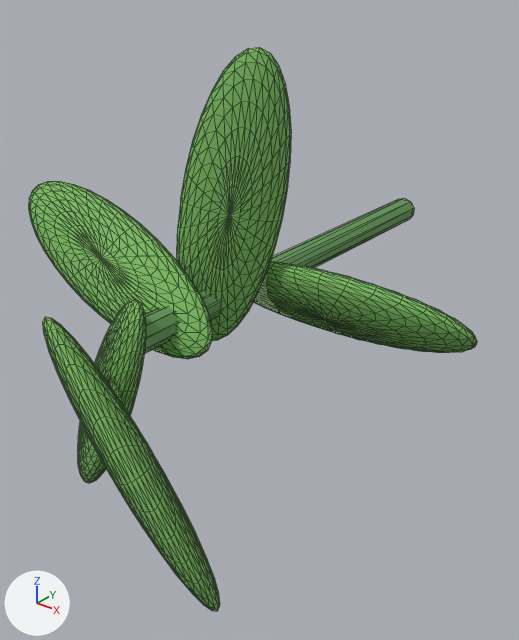
Two versions of the glTF model assets/visual/weed_broadleaf.glb, one commit apart.
Both versions are drawn from a 50 mm lens placed at (0.138, -0.271, 0.092), pointed at (0.003, -0.102, -0.013). Lighting does not change. The marker at lower left points along +X, +Y and +Z. The older version comes first. Mesh edges are drawn as thin lines. Vertices at exactly the same position are counted once.

Before the edit, the objects in view are built like this:
```python
ob_weed_leaf_0 = bpy.data.objects.new('weed_leaf_0', me_sphere_009)
ob_weed_leaf_0.location = (0.03, -0.1, 0.0)
ob_weed_leaf_0.rotation_euler = (0.6, 0.0, 0.08)  # degrees (34, 0, 4.6)
ob_weed_leaf_0.scale = (0.045, 0.006, 0.015)
ob_weed_leaf_1 = bpy.data.objects.new('weed_leaf_1', me_sphere_010)
ob_weed_leaf_1.location = (0.0051, -0.118, 0.0296)
ob_weed_leaf_1.rotation_euler = (0.166, -1.382, 0.441)  # degrees (9.5, -79, 25)
ob_weed_leaf_1.scale = (0.045, 0.006, 0.015)
ob_weed_leaf_2 = bpy.data.objects.new('weed_leaf_2', me_sphere_011)
ob_weed_leaf_2.location = (-0.0283, -0.136, 0.01)
ob_weed_leaf_2.rotation_euler = (0.628, -2.801, -0.0849)  # degrees (36, -160, -4.9)
ob_weed_leaf_2.scale = (0.045, 0.006, 0.015)
ob_weed_leaf_3 = bpy.data.objects.new('weed_leaf_3', me_sphere_012)
ob_weed_leaf_3.location = (-0.0147, -0.154, -0.0261)
ob_weed_leaf_3.rotation_euler = (0.459, 2.089, -0.162)  # degrees (26, 120, -9.3)
ob_weed_leaf_3.scale = (0.045, 0.006, 0.015)
ob_weed_leaf_4 = bpy.data.objects.new('weed_leaf_4', me_sphere_013)
ob_weed_leaf_4.location = (0.0166, -0.172, -0.025)
ob_weed_leaf_4.rotation_euler = (0.719, 0.978, 0.144)  # degrees (41, 56, 8.3)
ob_weed_leaf_4.scale = (0.045, 0.006, 0.015)
ob_weed_stem = bpy.data.objects.new('weed_stem', me_cylinder_006)
ob_weed_stem.location = (0.0, -0.08, 0.0)
```
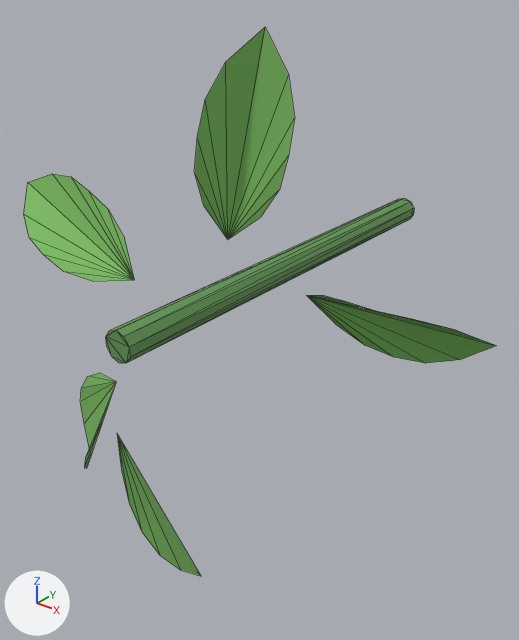
The change, as a list of edits to the scene's bpy script:
```text
Change me_sphere_009:
    used by ob_weed_leaf_0; location = (0.03, -0.1, 0.0); rotation_euler = (0.6, 0.0, 0.08), in degrees (34, 0, 4.6); scale = (0.045, 0.006, 0.015)
    remove me_sphere_009.from_pydata(...)  # 482 vertices, 960 faces; spans x -1.0..1.0, y -1.0..1.0, z -1.0..1.0
    add me_sphere_009.from_pydata(...)  # 12 vertices, 10 faces; spans x 0.0..0.06, y -0.01..0.0, z -0.01..0.01
    me_sphere_009 part 1: 482 vertices removed from x -1.0..1.0, y -1.0..1.0, z -1.0..1.0
    me_sphere_009 part 2: 12 vertices added at x 0.0..0.06, y -0.01..0.0, z -0.01..0.01
Change me_sphere_010:
    used by ob_weed_leaf_1; location = (0.0051, -0.118, 0.0296); rotation_euler = (0.166, -1.382, 0.441), in degrees (9.5, -79, 25); scale = (0.045, 0.006, 0.015)
    remove me_sphere_010.from_pydata(...)  # 482 vertices, 960 faces; spans x -1.0..1.0, y -1.0..1.0, z -1.0..1.0
    add me_sphere_010.from_pydata(...)  # 12 vertices, 10 faces; spans x 0.0..0.06, y -0.01..0.0, z -0.01..0.01
    me_sphere_010 part 3: 482 vertices removed from x -1.0..1.0, y -1.0..1.0, z -1.0..1.0
    me_sphere_010 part 4: 12 vertices added at x 0.0..0.06, y -0.01..0.0, z -0.01..0.01
Change me_sphere_011:
    used by ob_weed_leaf_2; location = (-0.0283, -0.136, 0.01); rotation_euler = (0.628, -2.801, -0.0849), in degrees (36, -160, -4.9); scale = (0.045, 0.006, 0.015)
    remove me_sphere_011.from_pydata(...)  # 482 vertices, 960 faces; spans x -1.0..1.0, y -1.0..1.0, z -1.0..1.0
    add me_sphere_011.from_pydata(...)  # 12 vertices, 10 faces; spans x 0.0..0.06, y -0.01..0.0, z -0.01..0.01
    me_sphere_011 part 5: 482 vertices removed from x -1.0..1.0, y -1.0..1.0, z -1.0..1.0
    me_sphere_011 part 6: 12 vertices added at x 0.0..0.06, y -0.01..0.0, z -0.01..0.01
Change me_sphere_012:
    used by ob_weed_leaf_3; location = (-0.0147, -0.154, -0.0261); rotation_euler = (0.459, 2.089, -0.162), in degrees (26, 120, -9.3); scale = (0.045, 0.006, 0.015)
    remove me_sphere_012.from_pydata(...)  # 482 vertices, 960 faces; spans x -1.0..1.0, y -1.0..1.0, z -1.0..1.0
    add me_sphere_012.from_pydata(...)  # 12 vertices, 10 faces; spans x 0.0..0.05, y -0.01..0.0, z -0.01..0.01
    me_sphere_012 part 7: 482 vertices removed from x -1.0..1.0, y -1.0..1.0, z -1.0..1.0
    me_sphere_012 part 8: 12 vertices added at x 0.0..0.05, y -0.01..0.0, z -0.01..0.01
Change me_sphere_013:
    used by ob_weed_leaf_4; location = (0.0166, -0.172, -0.025); rotation_euler = (0.719, 0.978, 0.144), in degrees (41, 56, 8.3); scale = (0.045, 0.006, 0.015)
    remove me_sphere_013.from_pydata(...)  # 482 vertices, 960 faces; spans x -1.0..1.0, y -1.0..1.0, z -1.0..1.0
    add me_sphere_013.from_pydata(...)  # 12 vertices, 10 faces; spans x 0.0..0.05, y -0.01..0.0, z -0.01..0.01
    me_sphere_013 part 9: 482 vertices removed from x -1.0..1.0, y -1.0..1.0, z -1.0..1.0
    me_sphere_013 part 10: 12 vertices added at x 0.0..0.05, y -0.01..0.0, z -0.01..0.01
Change ob_weed_leaf_0:
    ob_weed_leaf_0.location: (0.03, -0.1, 0.0) -> (0.02, -0.1, 0.0)
    ob_weed_leaf_0.scale: (0.045, 0.006, 0.015) -> (1.0, 1.0, 1.0)
Change ob_weed_leaf_1:
    ob_weed_leaf_1.location: (0.0051, -0.118, 0.0296) -> (0.0034, -0.118, 0.0197)
    ob_weed_leaf_1.scale: (0.045, 0.006, 0.015) -> (1.0, 1.0, 1.0)
Change ob_weed_leaf_2:
    ob_weed_leaf_2.location: (-0.0283, -0.136, 0.01) -> (-0.0188, -0.136, 0.0067)
    ob_weed_leaf_2.scale: (0.045, 0.006, 0.015) -> (1.0, 1.0, 1.0)
Change ob_weed_leaf_3:
    ob_weed_leaf_3.location: (-0.0147, -0.154, -0.0261) -> (-0.0098, -0.154, -0.0174)
    ob_weed_leaf_3.scale: (0.045, 0.006, 0.015) -> (1.0, 1.0, 1.0)
Change ob_weed_leaf_4:
    ob_weed_leaf_4.location: (0.0166, -0.172, -0.025) -> (0.0111, -0.172, -0.0166)
    ob_weed_leaf_4.scale: (0.045, 0.006, 0.015) -> (1.0, 1.0, 1.0)
```

Changed parts and their boxes [x1, y1, x2, y2] in the pictures (519 x 640 px):
'weed_leaf_1', reshaped, moved, rescaled (12% narrower, 27% shorter)
    before: [177, 47, 291, 341]
    after: [194, 27, 294, 240]
'weed_leaf_2', reshaped, moved, rescaled (40% narrower, 39% shorter)
    before: [29, 181, 212, 359]
    after: [24, 174, 134, 282]
'weed_leaf_4', reshaped, moved, rescaled (52% narrower, 52% shorter)
    before: [43, 317, 220, 611]
    after: [117, 434, 201, 576]
'weed_leaf_0', reshaped, moved, rescaled
    before: [254, 261, 477, 353]
    after: [306, 295, 496, 363]
'weed_leaf_3', reshaped, moved, rescaled (48% narrower, 48% shorter)
    before: [78, 299, 146, 483]
    after: [81, 373, 116, 468]
part 1 of me_sphere_009, deleted (green)
    before: [254, 261, 477, 353]
part 2 of me_sphere_009, added (green)
    after: [306, 295, 496, 363]
part 3 of me_sphere_010, deleted (green)
    before: [177, 47, 291, 341]
part 4 of me_sphere_010, added (green)
    after: [194, 27, 294, 240]
part 5 of me_sphere_011, deleted (green)
    before: [29, 181, 212, 359]
part 6 of me_sphere_011, added (green)
    after: [24, 174, 134, 282]
part 7 of me_sphere_012, deleted (green)
    before: [78, 299, 146, 483]
part 8 of me_sphere_012, added (green)
    after: [81, 373, 116, 468]
part 9 of me_sphere_013, deleted (green)
    before: [43, 317, 220, 611]
part 10 of me_sphere_013, added (green)
    after: [117, 434, 201, 576]
